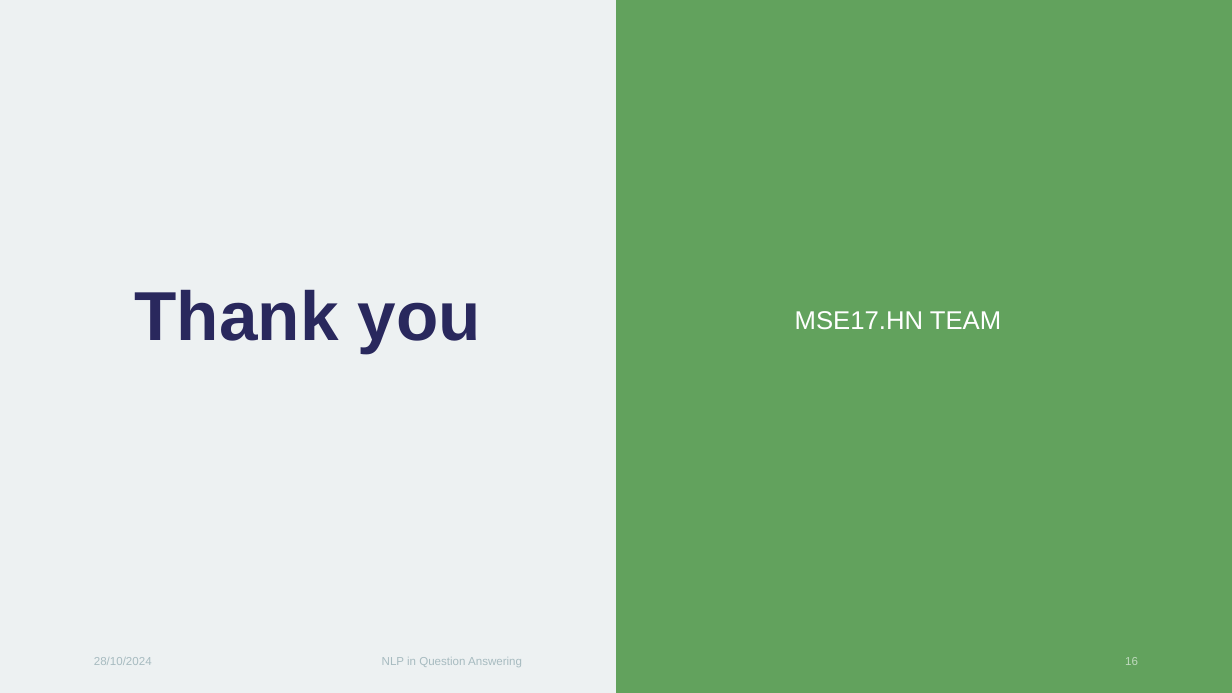
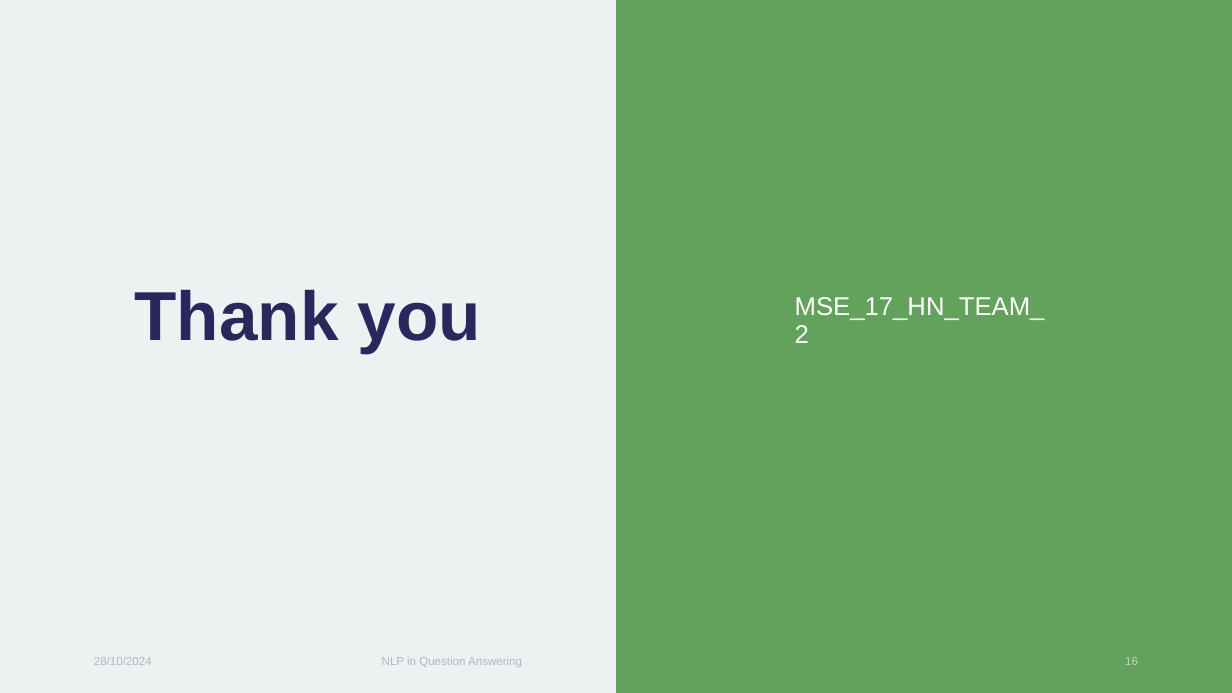
Before and after one commit to ngotuan12/nlp_final_project, a slide deck: slide 16 of Natural Language Processing.pptx. Drawn at 1232x693 pixels with LibreOffice and Linux fonts; fonts in the diff are those of the drawing. Boxes give left, top, right and bottom in pixels: in the first picture for what was removed or moved away, otherwise in the second. Text is boxed around its words. In the diff, an @@ line names an element or a change of style, - is before the commit and + after.

Commit message:
up

```diff
--- a/Natural Language Processing.pptx
+++ b/Natural Language Processing.pptx
@@ subtitle at [795,297,1045,343]: text changed @@
-MSE17.HN TEAM
+MSE_17_HN_TEAM_2
```
Also in this commit, not shown: 2 other slides changed.
